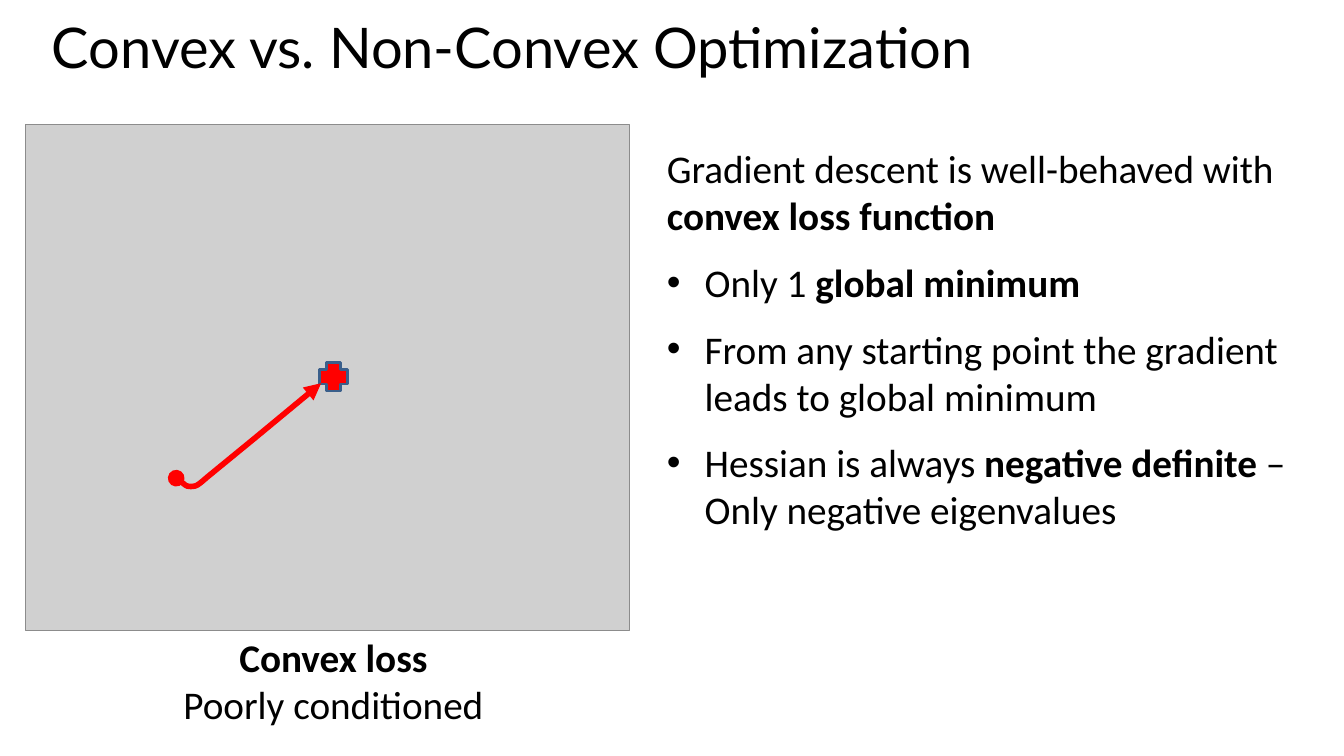
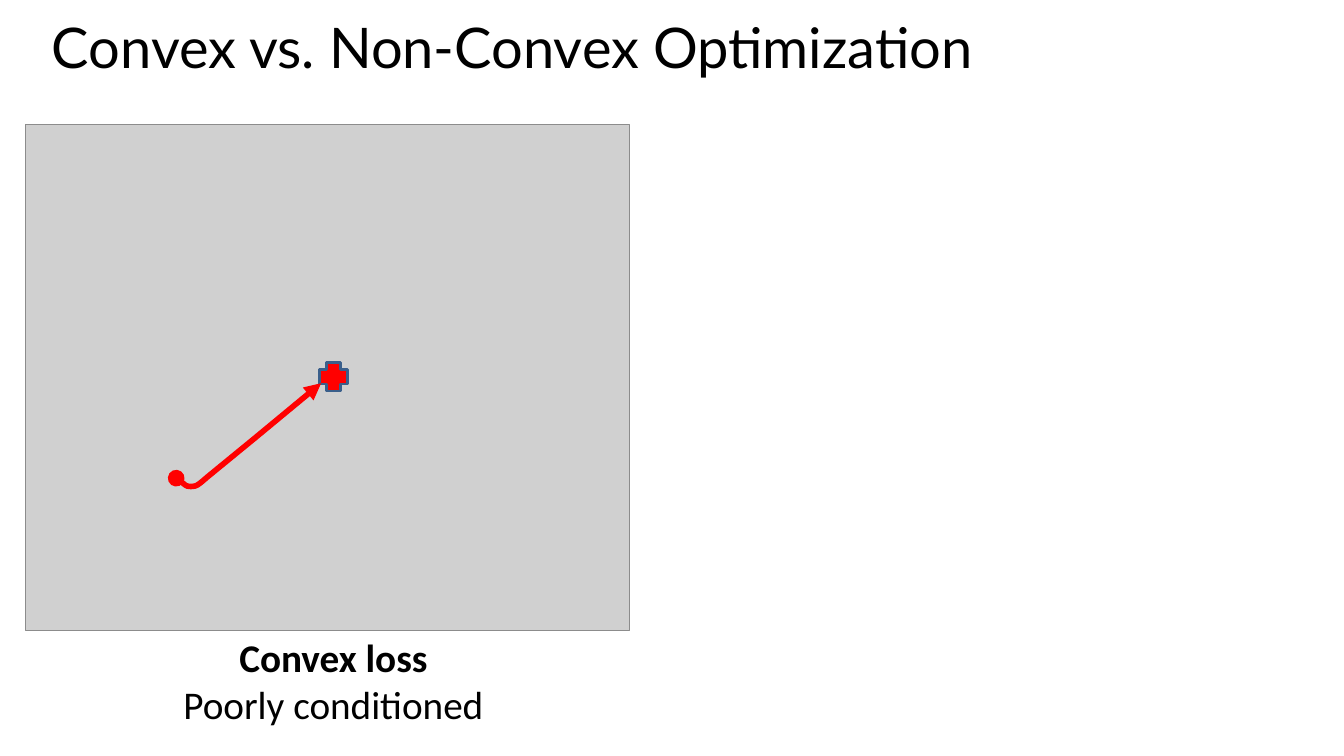
Before and after one commit to StephenElston/CSCI-E25, a slide deck: slide 25 of SuplementaryMaterial/RegularizatioinAndOptimization.pptx. Drawn at 1344x756 pixels with LibreOffice and Linux fonts; fonts in the diff are those of the drawing; grey boxes stand for pictures. Boxes give left, top, right and bottom in pixels: in the first picture for what was removed or moved away, otherwise in the second. Text is boxed around its words. In the diff, an @@ line names an element or a change of style, - is before the commit and + after.

Commit message:
Corrected and updated discussion of Hessian

```diff
--- a/SuplementaryMaterial/RegularizatioinAndOptimization.pptx
+++ b/SuplementaryMaterial/RegularizatioinAndOptimization.pptx
@@ text removed at <box>667,155,1277,531</box> @@
-Gradient descent is well-behaved with convex loss function
-• Only 1 global minimum
-• From any starting point the gradient leads to global minimum
-• Hessian is always negative definite – Only negative eigenvalues
```
Also in this commit, not shown: 3 other slides changed.
